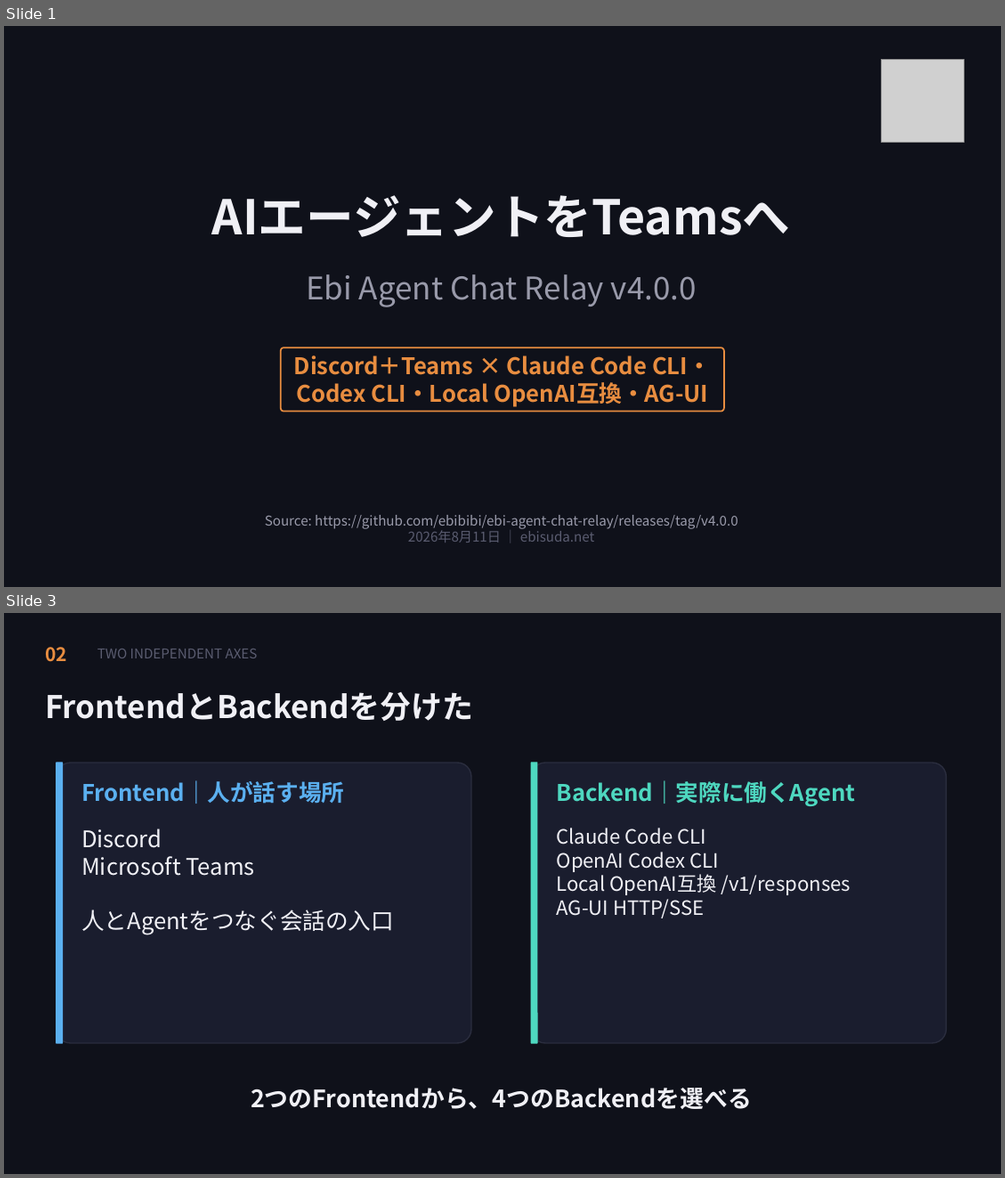
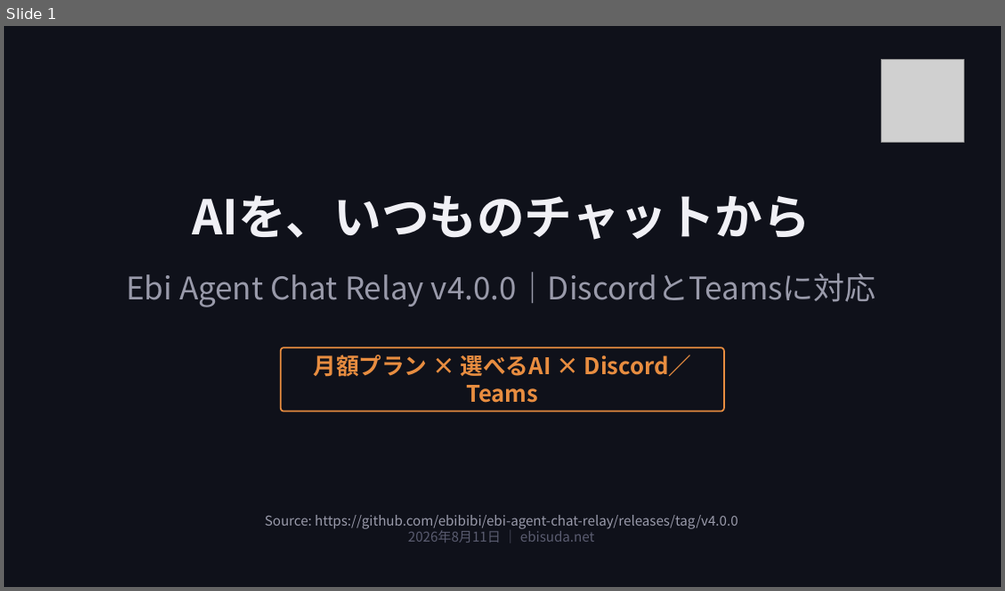
Before and after one commit to ebibibi/presentations, a slide deck: 20260811_EbiAgentChatRelay_v4/Ebi Agent Chat Relay v4 - DiscordとTeamsから複数AIを使う.pptx. Shown one above the other, each under a label of ours: slides 1 and 3 before the commit, slide 1 after it; the slides between them are not shown. The pictures are 1005x1178 and 1005x591 pixels, drawn with LibreOffice and Linux fonts; fonts in the diff are those of the drawing; grey boxes stand for pictures. Boxes give left, top, right and bottom in pixels: in the first picture for what was removed or moved away, otherwise in the second. Text is boxed around its words. In the diff, an @@ line names an element or a change of style, - is before the commit and + after.

Commit message:
docs: simplify Ebi Agent Chat Relay v4 video deck (#10)

```diff
--- a/20260811_EbiAgentChatRelay_v4/Ebi Agent Chat Relay v4 - DiscordとTeamsから複数AIを使う.pptx
+++ b/20260811_EbiAgentChatRelay_v4/Ebi Agent Chat Relay v4 - DiscordとTeamsから複数AIを使う.pptx
@@ slide 3 removed at (4,613,1001,1174), background #0F111A @@
@@ text removed at (45,647,67,662) @@
-02
@@ text removed at (97,649,258,658) @@
-TWO INDEPENDENT AXES
@@ text removed at (45,692,474,721) @@
-FrontendとBackendを分けた
@@ rounded rectangle removed at (57,763,471,1043) @@
@@ rounded rectangle removed at (57,763,63,1043) @@
@@ rounded rectangle removed at (531,763,947,1043) @@
@@ rounded rectangle removed at (531,763,537,1043) @@
@@ text removed at (81,780,344,803) @@
-Frontend｜人が話す場所
@@ text removed at (557,780,856,806) @@
-Backend｜実際に働くAgent
@@ text removed at (81,828,394,935) @@
-Discord
-Microsoft Teams
-人とAgentをつなぐ会話の入口
@@ text removed at (557,827,850,918) @@
-Claude Code CLI
-OpenAI Codex CLI
-Local OpenAI互換 /v1/responses
-AG-UI HTTP/SSE
@@ text removed at (251,1087,752,1109) @@
-2つのFrontendから、4つのBackendを選べる
@@ slide 1 changed as well @@
@@ text at (192,195,810,240): text changed @@
-AIエージェントをTeamsへ
+AIを、いつものチャットから
@@ text at (126,272,876,307): text changed @@
-Ebi Agent Chat Relay v4.0.0
+Ebi Agent Chat Relay v4.0.0｜DiscordとTeamsに対応
@@ text at (313,354,692,402): text changed @@
-Discord＋Teams × Claude Code CLI・Codex CLI・Local OpenAI互換・AG-UI
+月額プラン × 選べるAI × Discord／Teams
```
Also in this commit, not shown: 9 slides added, 12 other slides removed, 24 other files.
